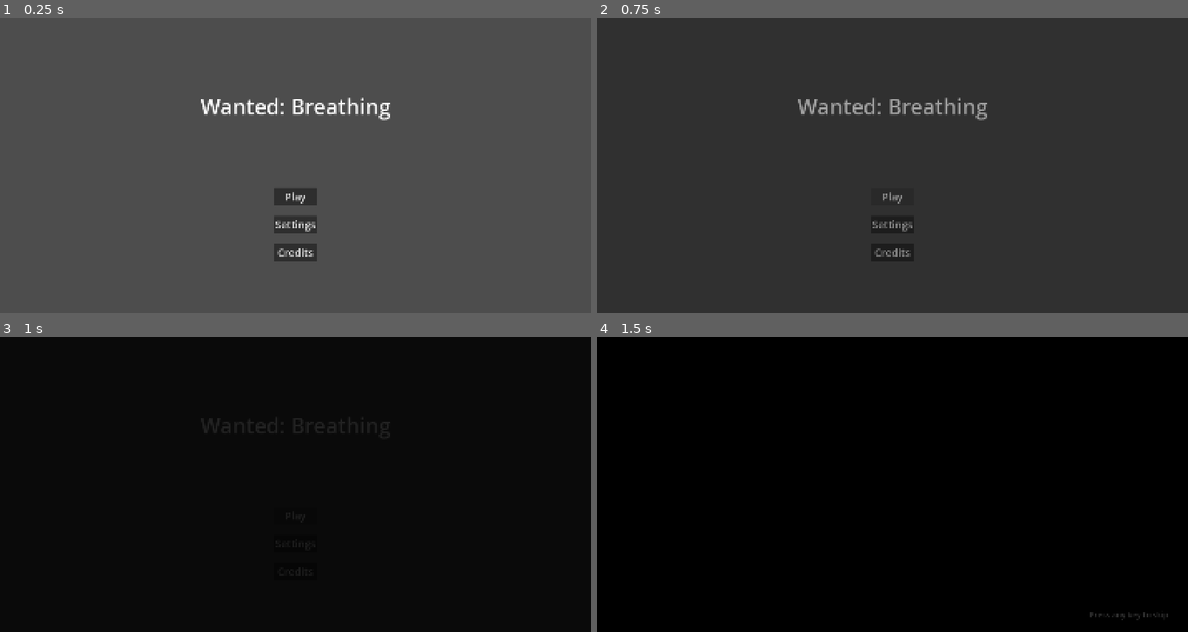
Above: before the commit, frames 1-4 (two rows, left to right).
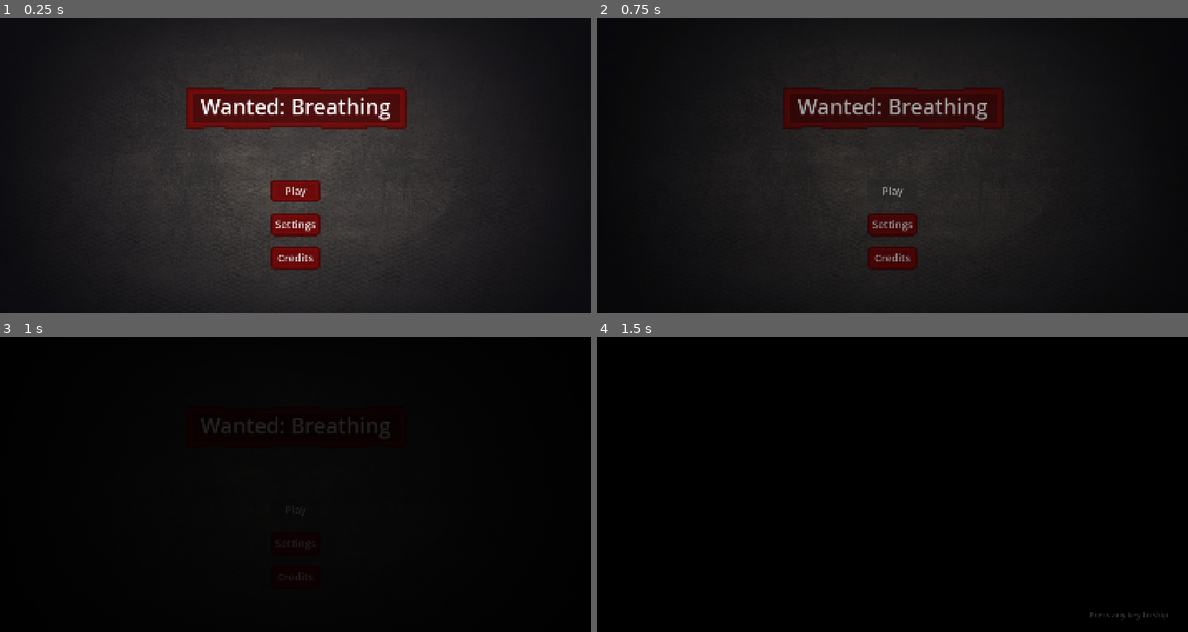
Above: after the commit, the same moments.

Repository: AltairGameStudio/Godot-Wild-Jam-93-Team-1
Game: Godot game, scene res://scenes/main_menu.tscn
Two runs of this game, one before a commit and one after it. Both use one fixed random seed, a clock stepped at 60 frames per second and the inputs below. The engine's default icon, where the game draws it, is replaced by a stand-in: a white triangle on a blue panel in a dark square. Sound files missing from this copy of the repository are replaced by a short silence.
Inputs (mouse positions are in pixels of both pictures, inside the frame that each line leads up to):
- Up to frame 1 (0.25 s): no input
- Up to frame 2 (0.75 s): click "Play" at 0.5 s
- Up to frame 3 (1 s): no input
- Up to frame 4 (1.5 s): tap Enter (ui_accept) at 1.25 s; move the mouse to (1022, 469) at 1.27 s; hold D (ui_right) from 1.28 s (still down); hold Right mouse button (equip) from 1.28 s (still down); click (1022, 469) at 1.42 s

The runs differ from the first frame. In frame 1, 88% of the frame differs, in the area x 0-100%, y 0-100%; in frame 2, 64%; in frame 3, less than 0.1%; in frame 4, nothing differs.

Commit message:
Começando estilização da tela inicial

Diff:
--- a/scenes/main_menu.tscn
+++ b/scenes/main_menu.tscn
@@ -1,7 +1,25 @@
 [gd_scene format=3 uid="uid://bo2yv1glosdgm"]
 
 [ext_resource type="Script" uid="uid://b3bp4t6fjox23" path="res://scripts/main_menu.gd" id="1_l6cm7"]
+[ext_resource type="Texture2D" uid="uid://bm6infqvq1u6y" path="res://assets/ui/scifi_main_menu.jpg" id="2_bqqt6"]
 [ext_resource type="PackedScene" uid="uid://lepbs7dswgrj" path="res://scenes/settings_screen.tscn" id="2_ekxnf"]
+[ext_resource type="Texture2D" uid="uid://cqbjf5fpotdh5" path="res://assets/ui/banner_modern.png" id="3_8ln24"]
+[ext_resource type="Texture2D" uid="uid://cyw0e3khsmr6k" path="res://assets/ui/button_red.png" id="4_rtw2f"]
+
+[sub_resource type="LabelSettings" id="LabelSettings_oa1go"]
+font_size = 64
+
+[sub_resource type="StyleBoxTexture" id="StyleBoxTexture_tbmy8"]
+texture = ExtResource("4_rtw2f")
+modulate_color = Color(0.54509807, 0, 0, 0.827451)
+
+[sub_resource type="StyleBoxTexture" id="StyleBoxTexture_jk1qb"]
+texture = ExtResource("4_rtw2f")
+modulate_color = Color(0.54509807, 0, 0, 0.827451)
+
+[sub_resource type="StyleBoxTexture" id="StyleBoxTexture_5dd4i"]
+texture = ExtResource("4_rtw2f")
+modulate_color = Color(0.54509807, 0, 0, 0.827451)
 
 [node name="MainMenu" type="Control" unique_id=154347934]
 process_mode = 3
@@ -13,20 +31,33 @@
 grow_vertical = 2
 script = ExtResource("1_l6cm7")
 
-[node name="GameTitle" type="Label" parent="." unique_id=151654199]
-layout_mode = 1
+[node name="Sprite2D" type="Sprite2D" parent="." unique_id=1593196695]
+position = Vector2(897, 454)
+scale = Vector2(1.1095238, 0.93333334)
+texture = ExtResource("2_bqqt6")
+
+[node name="GameTitle" type="Node2D" parent="." unique_id=936749305]
+
+[node name="Sprite2D" type="Sprite2D" parent="GameTitle" unique_id=1266052718]
+modulate = Color(0.54509807, 0, 0, 0.7607843)
+position = Vector2(901, 276.5)
+scale = Vector2(1.3164063, 1.3437501)
+texture = ExtResource("3_8ln24")
+
+[node name="GameTitle" type="Label" parent="GameTitle" unique_id=151654199]
 anchors_preset = -1
 anchor_left = 0.5
 anchor_top = 0.3
 anchor_right = 0.5
 anchor_bottom = 0.3
-offset_left = -174.0
-offset_top = -44.0
-offset_right = 174.0
-offset_bottom = 44.0
+offset_left = 611.0
+offset_top = 226.0
+offset_right = 1189.0
+offset_bottom = 314.0
 grow_horizontal = 2
 theme_override_font_sizes/font_size = 64
 text = "Wanted: Breathing"
+label_settings = SubResource("LabelSettings_oa1go")
 horizontal_alignment = 1
 vertical_alignment = 1
 
@@ -47,18 +78,26 @@
 alignment = 1
 
 [node name="PlayButton" type="Button" parent="VBoxContainer" unique_id=828509133]
+custom_minimum_size = Vector2(130, 70)
 layout_mode = 2
 theme_override_font_sizes/font_size = 32
+theme_override_styles/normal = SubResource("StyleBoxTexture_tbmy8")
 text = "Play"
+icon_alignment = 1
+expand_icon = true
 
 [node name="SettingsButton" type="Button" parent="VBoxContainer" unique_id=761586223]
+custom_minimum_size = Vector2(150, 70)
 layout_mode = 2
 theme_override_font_sizes/font_size = 32
+theme_override_styles/normal = SubResource("StyleBoxTexture_jk1qb")
 text = "Settings"
 
 [node name="CreditsButton" type="Button" parent="VBoxContainer" unique_id=77075015]
+custom_minimum_size = Vector2(150, 70)
 layout_mode = 2
 theme_override_font_sizes/font_size = 32
+theme_override_styles/normal = SubResource("StyleBoxTexture_5dd4i")
 text = "Credits"
 
 [node name="SettingsScreen" parent="." unique_id=758672754 instance=ExtResource("2_ekxnf")]
Binary file added: assets/ui/banner_modern.png
Not shown, added: assets/ui/banner_modern.png.import
Binary file added: assets/ui/button_red.png
Not shown, added: assets/ui/button_red.png.import
Binary file added: assets/ui/scifi_main_menu.jpg
Not shown, added: assets/ui/scifi_main_menu.jpg.import
